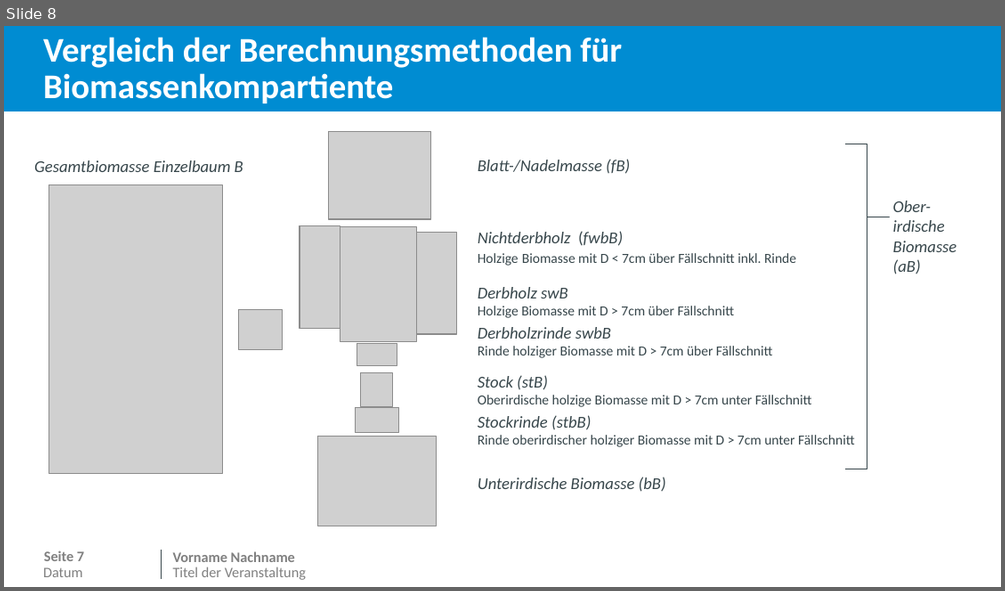
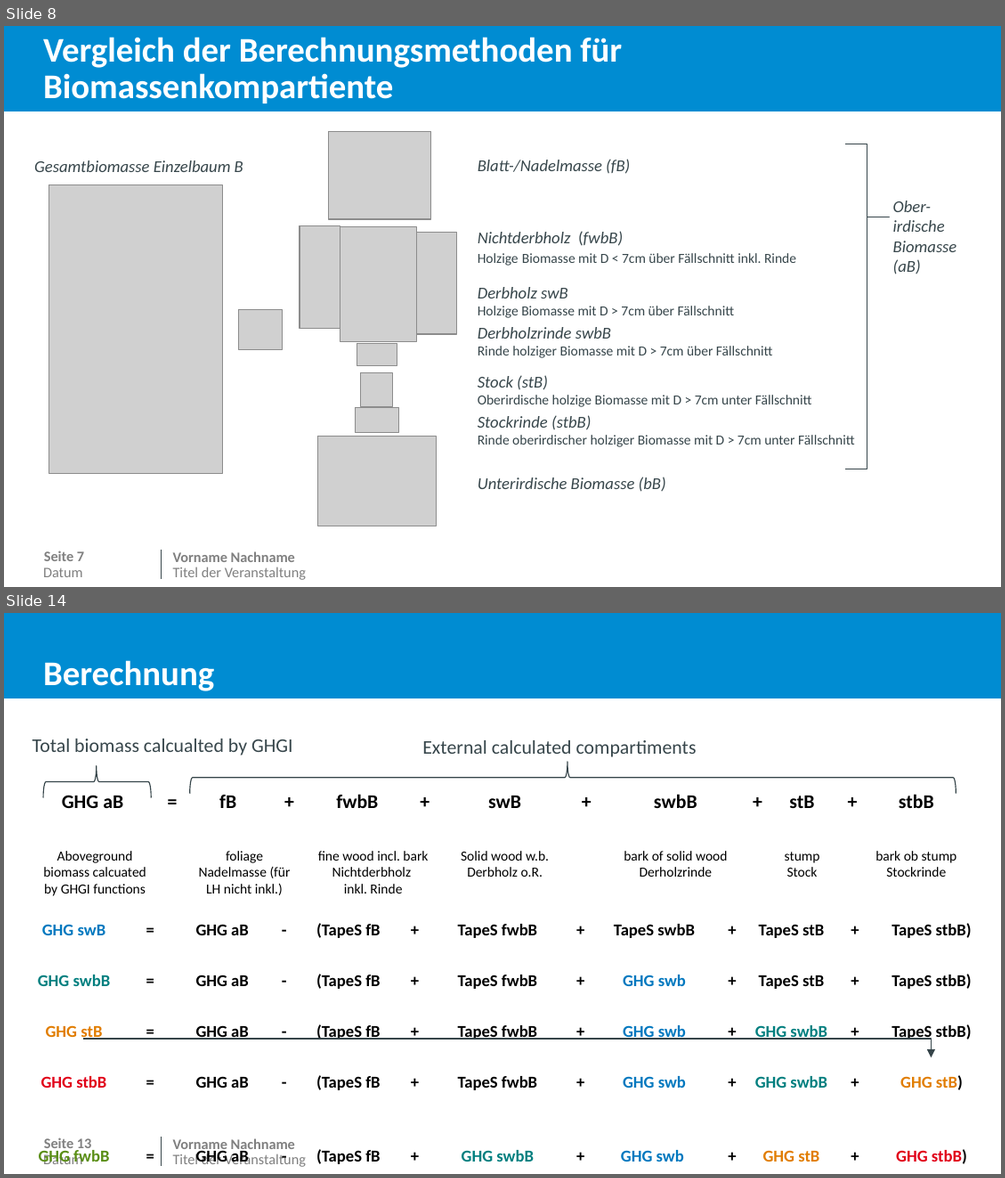
Before and after one commit to JetteGercken/TI_BZE_BE_analysis, a slide deck: info/biomasse_vergleich_MoMoK_BE.pptx. Shown one above the other, each under a label of ours: slide 8 before the commit, slides 8 and 14 after it; the slides between them are not shown. The pictures are 1005x591 and 1005x1178 pixels, drawn with LibreOffice and Linux fonts; fonts in the diff are those of the drawing; grey boxes stand for pictures; background and template pictures are left out. Boxes give left, top, right and bottom in pixels: in the first picture for what was removed or moved away, otherwise in the second. Text is boxed around its words. In the diff, an @@ line names an element or a change of style, - is before the commit and + after.

```diff
--- a/info/biomasse_vergleich_MoMoK_BE.pptx
+++ b/info/biomasse_vergleich_MoMoK_BE.pptx
@@ slide 14 added at (4,613,1001,1174), background #FFFFFF; not listed: 6 template elements that a slide beside it also shows @@
@@ title added at (43,660,214,691), 25 pt, text #FFFFFF, bold @@
+Berechnung
@@ text added at (32,738,293,755), 14 pt, text #37464B @@
+Total biomass calcualted by GHGI
@@ text added at (422,740,696,757), 14 pt, text #37464B @@
+External calculated compartiments
@@ right brace added at (43,765,151,797), outline #35454A 0.75 pt @@
@@ right brace added at (190,762,956,794), outline #35454A 0.75 pt @@
@@ table added at (32,786,971,941), 2 rows, 13 columns @@
+GHG aB | = | fB | + | fwbB | + | swB | + | swbB | + | stB | + | stbB
+Aboveground biomass calcuated by GHGI functions |  | foliage / Nadelmasse (für LH nicht inkl.) |  | fine wood incl. bark / Nichtderbholz / inkl. Rinde |  | Solid wood w.b. / Derbholz o.R. |  | bark of solid wood / Derholzrinde |  | stump / Stock |  | bark ob stump / Stockrinde
@@ table added at (17,915,998,1167), 8 rows, 13 columns @@
+GHG swB | = | GHG aB | - | (TapeS fB | + | TapeS fwbB | + | TapeS swbB | + | TapeS stB | + | TapeS stbB)
+GHG swbB | = | GHG aB | - | (TapeS fB | + | TapeS fwbB | + | GHG swb | + | TapeS stB | + | TapeS stbB)
+GHG stB | = | GHG aB | - | (TapeS fB | + | TapeS fwbB | + | GHG swb | + | GHG swbB | + | TapeS stbB)
+GHG stbB | = | GHG aB | - | (TapeS fB | + | TapeS fwbB | + | GHG swb | + | GHG swbB | + | GHG stB)
+ |  |  |  |  |  |  |  |  |  |  |  | 
+GHG fwbB | = | GHG aB | - | (TapeS fB | + | GHG swbB | + | GHG swb | + | GHG stB | + | GHG stbB)
+GHG fB | = | GHG aB | - | (GHG fwbB | + | GHG swbB | + | GHG swb | + | GHG stB | + | GHG stbB)
+ |  |  |  |  |  |  |  |  |  |  |  | 
@@ elbow arrow added from (84, 1038) to (931, 1058), #35454A 0.75 pt @@
@@ rectangle added at (32,1096,976,1120), fill #FFFFFF @@
```
Also in this commit, not shown: 9 slides changed, 2 other files.
